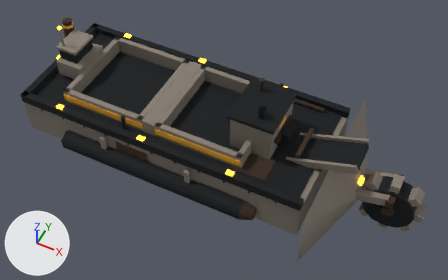
An edit to the glTF model docs/concept-art/models/harvester-bathyarch.glb, drawn before and after from the same camera.
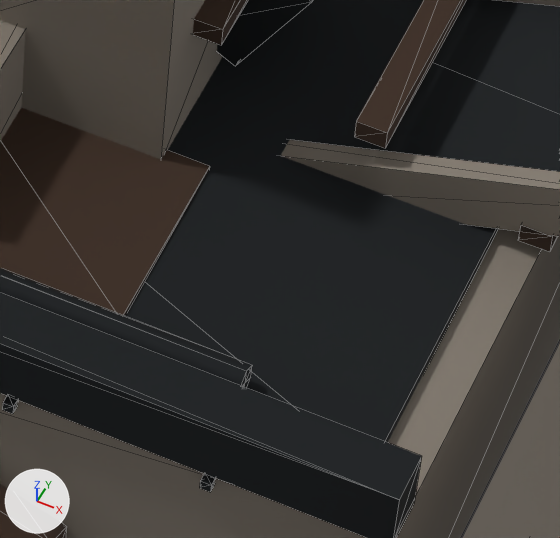
The first picture shows the older version from a 50 mm lens placed at (34.3, -70.2, 86.5), pointed at (0.5, -2.5, 2.0). The close-ups show the older and then the newer version on the part from 55% to 72% of the width and 49% to 75% of the height of that picture. Only the edits that show in the close-ups are written down. The lights are fixed; the arrows at lower left show +X, +Y and +Z. The close-ups show mesh edges as thin lines. Where no turn or scale is listed for an object, it has been applied to the vertices.

The first close-up shows 'ballast_cap_sf', 'barge_hull', 'bow_apron', 'conveyor_rail_s', 'conveyor_ramp', 'conveyor_rib_2', 'crusher_chute', 'crusher_house', 'deck_plate', 'gunwale_s', 'patch_deck', 'pipe_s' and 6 more.
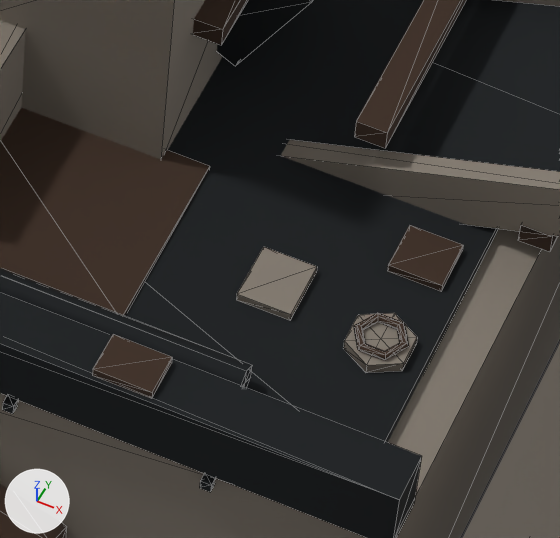
Diff of the bpy script that builds the scene:
```diff
--- a/docs/concept-art/models/harvester-bathyarch.glb.py
+++ b/docs/concept-art/models/harvester-bathyarch.glb.py
@@ me_mesh_101 @@
+me_mesh_101.from_pydata(...)  # a box spanning x -0.651..0.651, y -0.651..0.651, z -0.109..0.109
+me_mesh_101.materials.append(mat_oxide_rust)  # brown #3d2b1f
@@ me_mesh_100 @@
+me_mesh_100.from_pydata(...)  # a box spanning x -0.65..0.65, y -0.76..0.76, z -0.11..0.11
+me_mesh_100.materials.append(mat_iron_grey)  # grey #8c8378
@@ me_mesh_95 @@
+me_mesh_95.from_pydata(...)  # 49 vertices, 72 faces; spans x -0.651..0.651, y -0.564..0.564, z -0.094..0.094
+me_mesh_95.materials.append(mat_oxide_rust)  # brown #3d2b1f
@@ me_mesh_94 @@
+me_mesh_94.from_pydata(...)  # 16 vertices, 24 faces; spans x -0.7..0.7, y -0.81..0.81, z -0.14..0.14
+me_mesh_94.materials.append(mat_iron_grey)  # grey #8c8378
@@ me_mesh_85 @@
+me_mesh_85.from_pydata(...)  # a box spanning x -0.705..0.705, y -0.543..0.543, z -0.109..0.109
+me_mesh_85.materials.append(mat_oxide_rust)  # brown #3d2b1f
@@ ob_patch_fwd_2 @@
+ob_patch_fwd_2 = bpy.data.objects.new('patch_fwd_2', me_mesh_101)
+ob_patch_fwd_2.location = (16.93, -4.88, 4.23)
@@ ob_patch_fwd_1 @@
+ob_patch_fwd_1 = bpy.data.objects.new('patch_fwd_1', me_mesh_100)
+ob_patch_fwd_1.location = (14.22, -7.05, 4.23)
@@ ob_hatch_fwd_s_wheel @@
+ob_hatch_fwd_s_wheel = bpy.data.objects.new('hatch_fwd_s_wheel', me_mesh_95)
+ob_hatch_fwd_s_wheel.location = (16.93, -7.6, 4.49)
@@ ob_hatch_fwd_s @@
+ob_hatch_fwd_s = bpy.data.objects.new('hatch_fwd_s', me_mesh_94)
+ob_hatch_fwd_s.location = (16.93, -7.6, 4.26)
@@ ob_patch_gw_s4 @@
+ob_patch_gw_s4 = bpy.data.objects.new('patch_gw_s4', me_mesh_85)
+ob_patch_gw_s4.location = (12.59, -11.5, 5.43)
```

Where the change shows, as pixel boxes (x1, y1, x2, y2) in the close-ups (560 x 538 px):
'patch_fwd_1', added: after (236, 247, 317, 320)
'patch_gw_s4', added (brown): after (92, 334, 172, 399)
'patch_fwd_2', added (brown): after (387, 225, 463, 291)
'hatch_fwd_s', added: after (343, 313, 417, 373)
'hatch_fwd_s_wheel', added: after (354, 313, 409, 360)
